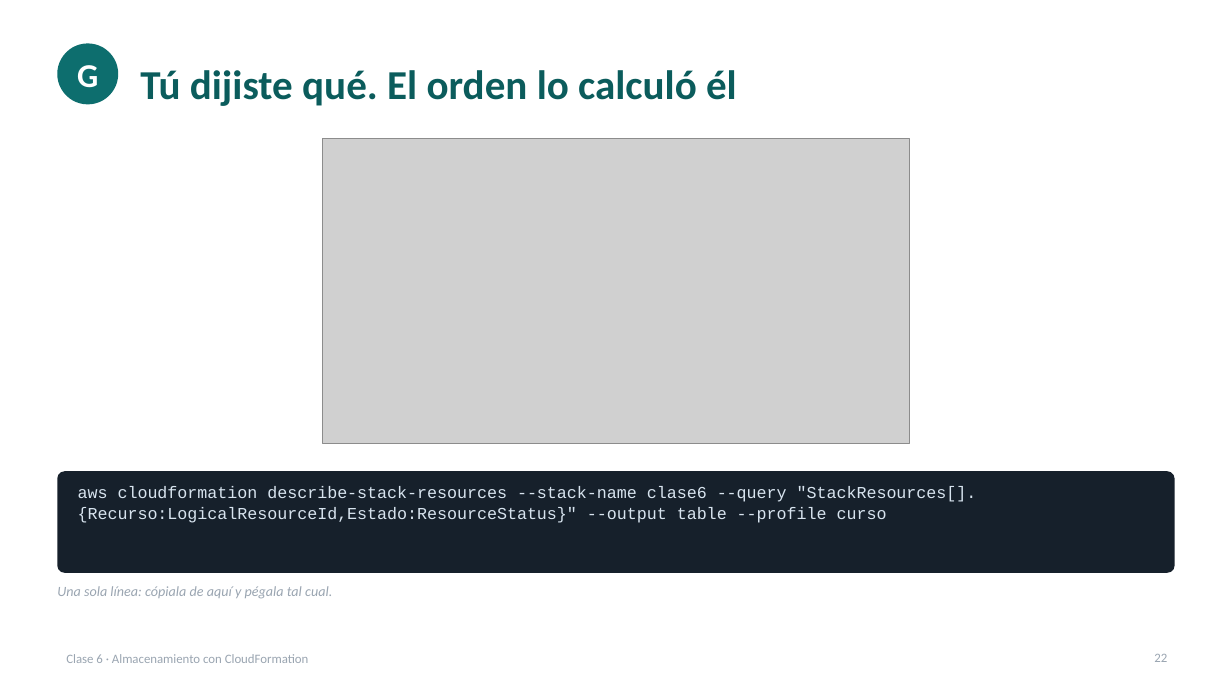
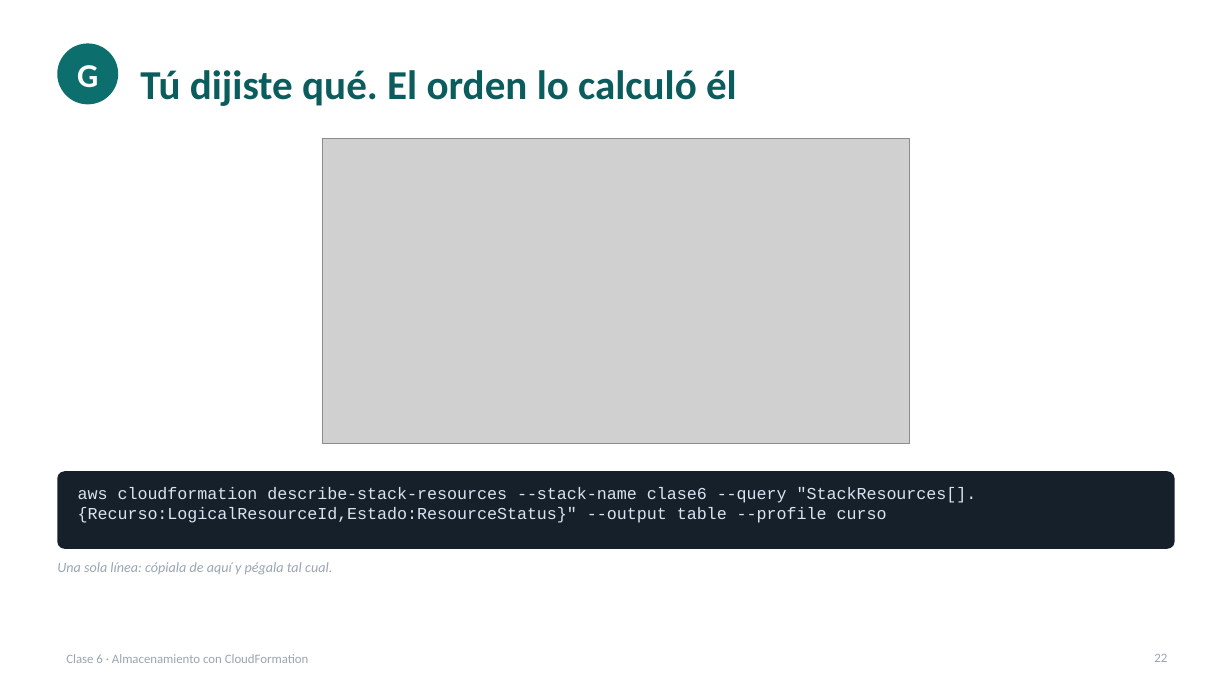
Before and after one commit to cesaraul/IOT_DEVELOPER_AWS, a slide deck: slide 22 of docs/clases/clase-06-almacenamiento-y-cloudformation.pptx. Drawn at 1232x693 pixels with LibreOffice and Linux fonts; fonts in the diff are those of the drawing; grey boxes stand for pictures. Boxes give left, top, right and bottom in pixels: in the first picture for what was removed or moved away, otherwise in the second. Text is boxed around its words. In the diff, an @@ line names an element or a change of style, - is before the commit and + after.

```diff
--- a/docs/clases/clase-06-almacenamiento-y-cloudformation.pptx
+++ b/docs/clases/clase-06-almacenamiento-y-cloudformation.pptx
@@ rounded rectangle: place and size @@
-rounded rectangle at box(57, 471, 1175, 573)
+rounded rectangle at box(57, 471, 1175, 549)
@@ rounded rectangle at box(57, 471, 1175, 549): proportions changed @@
@@ text "Una sola línea: cópiala de ...": place and size @@
-text "Una sola línea: cópiala de ..." at box(57, 586, 332, 598)
+text "Una sola línea: cópiala de ..." at box(57, 562, 332, 574)
```
Also in this commit, not shown: 10 other slides changed, 1 other file.
